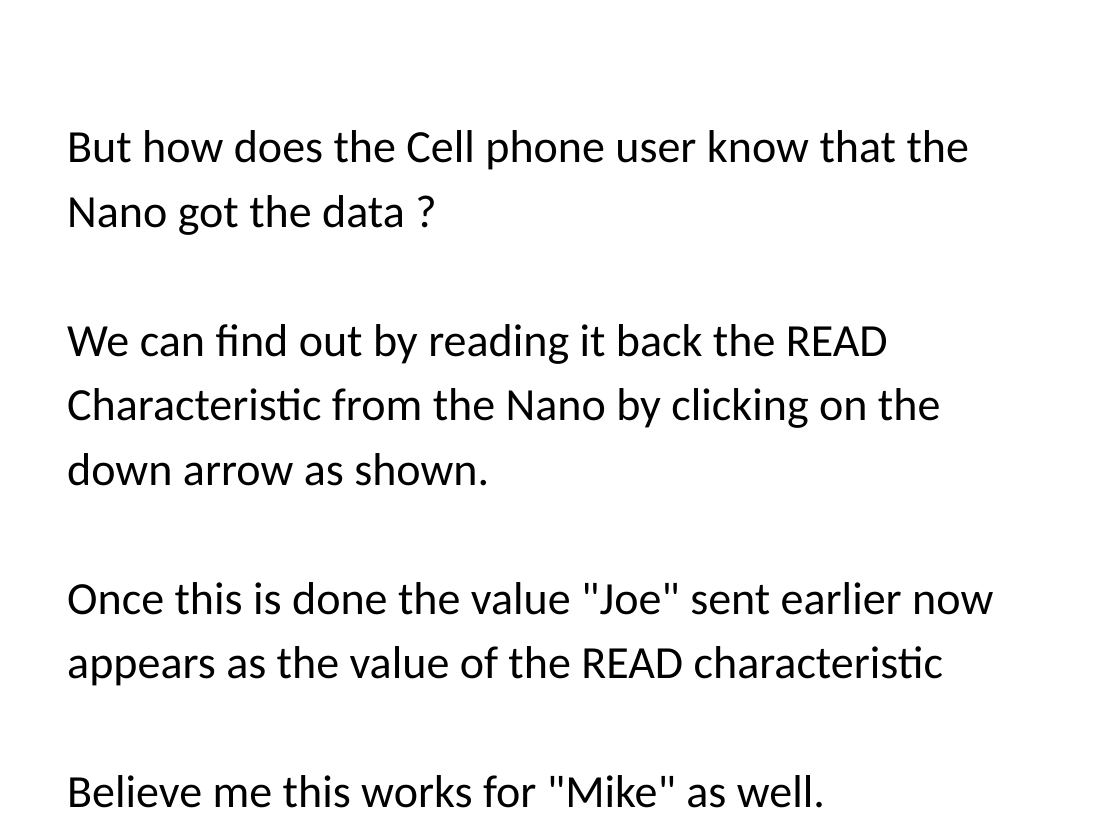
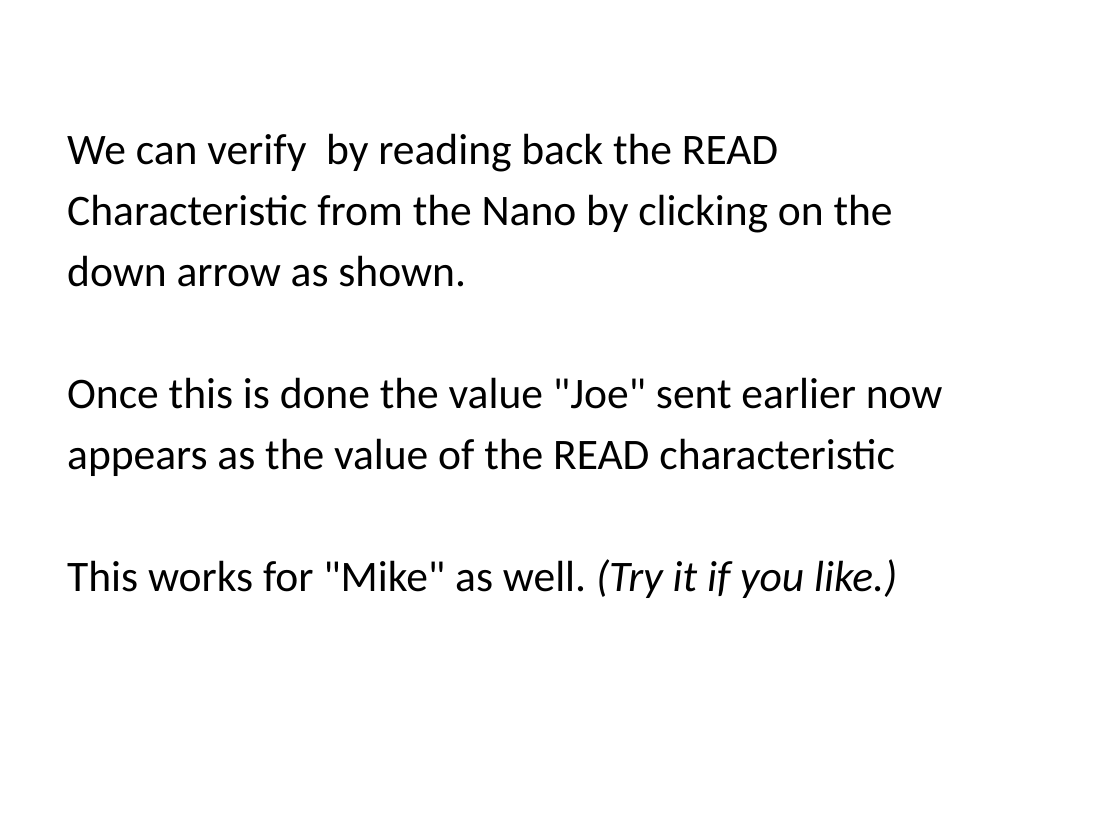
Before and after one commit to jmkuss/BLE_Nano2_Demo, a slide deck: slide 14 of PresentationCues.pptx (slide 15 before the commit). Drawn at 1120x840 pixels with LibreOffice and Linux fonts; fonts in the diff are those of the drawing. Boxes give left, top, right and bottom in pixels: in the first picture for what was removed or moved away, otherwise in the second. Text is boxed around its words. In the diff, an @@ line names an element or a change of style, - is before the commit and + after.

```diff
--- a/PresentationCues.pptx
+++ b/PresentationCues.pptx
@@ text at [67, 133, 778, 172]: text changed; size 29.6 to 28 pt @@
-But how does the Cell phone user know that the
-Nano got the data ?
-We can find out by reading it back the READ
+We can verify by reading back the READ
@@ text at [67, 194, 943, 476]: size 29.6 to 28 pt in "Characteristic from the Nano by clicking on ...", "down arrow as shown.", "Once this is done the value "Joe" ...", "appears as the value of the READ ..." @@
@@ text at [67, 559, 897, 598]: text changed; size 29.6 to 28 pt @@
-Believe me this works for "Mike" as well.
+This works for "Mike" as well. (Try it if you like.)
```
Also in this commit, not shown: 14 other slides changed, 1 slide removed, 3 other files.
